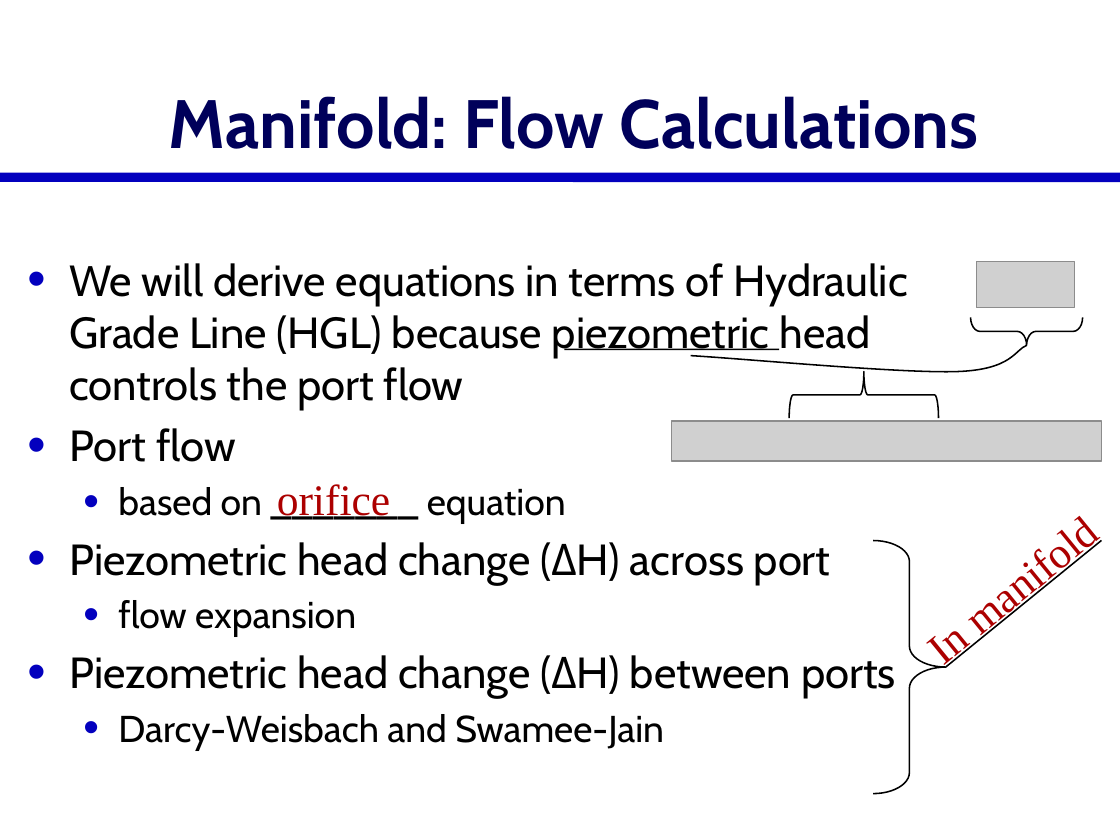
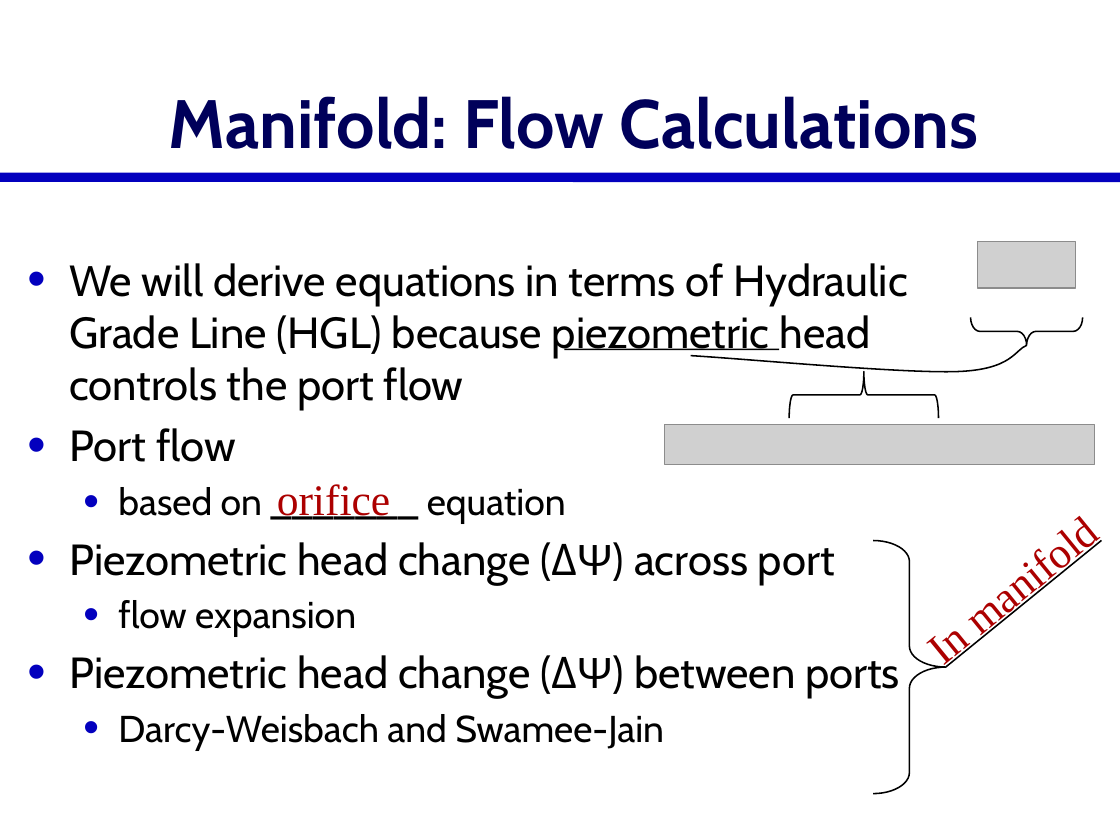
Before and after one commit to AguaClara/SWOT, a slide deck: slide 20 of Lectures/In Class/Manifolds.pptx (slide 13 before the commit). Drawn at 1120x840 pixels with LibreOffice and Linux fonts; fonts in the diff are those of the drawing; grey boxes stand for pictures. Boxes give left, top, right and bottom in pixels: in the first picture for what was removed or moved away, otherwise in the second. Text is boxed around its words. In the diff, an @@ line names an element or a change of style, - is before the commit and + after.

```diff
--- a/Lectures/In Class/Manifolds.pptx
+++ b/Lectures/In Class/Manifolds.pptx
@@ picture: place and size @@
-picture at bbox=[977, 261, 1075, 307]
+picture at bbox=[978, 242, 1076, 288]
@@ picture: place and size @@
-picture at bbox=[672, 421, 1102, 461]
+picture at bbox=[665, 424, 1095, 465]
@@ text at bbox=[69, 542, 835, 585]: text changed @@
-• Piezometric head change (ΔH) across port
+• Piezometric head change (ΔΨ) across port
@@ text at bbox=[69, 655, 900, 698]: text changed @@
-• Piezometric head change (ΔH) between ports
+• Piezometric head change (ΔΨ) between ports
```
Also in this commit, not shown: 17 other slides changed, 11 slides added, 4 other files.
